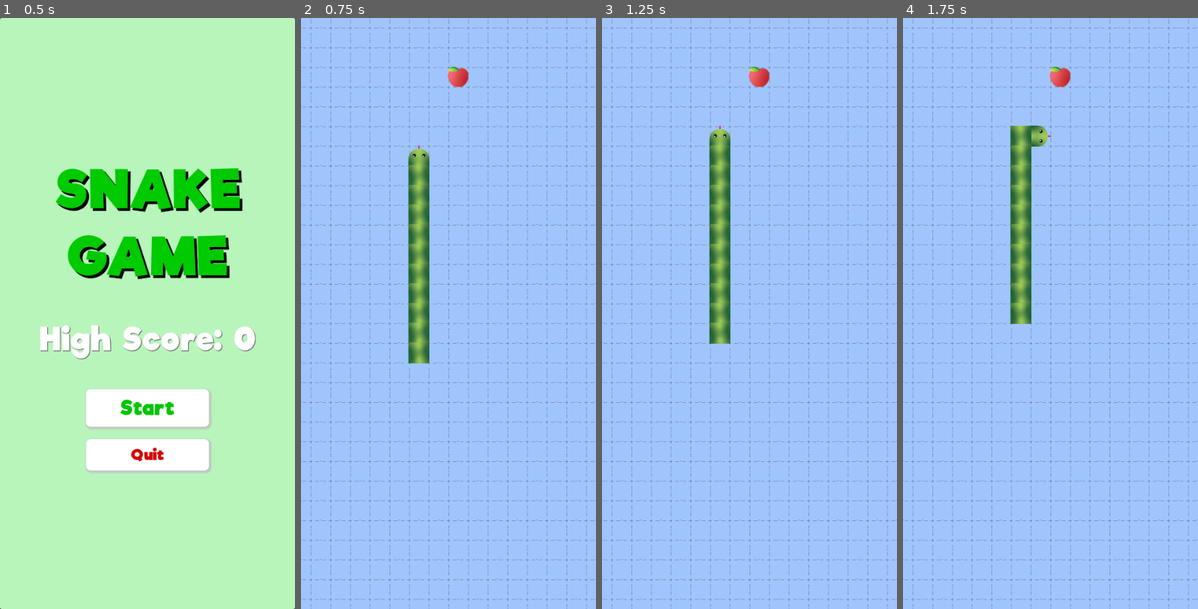
Above: before the commit, frames 1-4 (left to right).
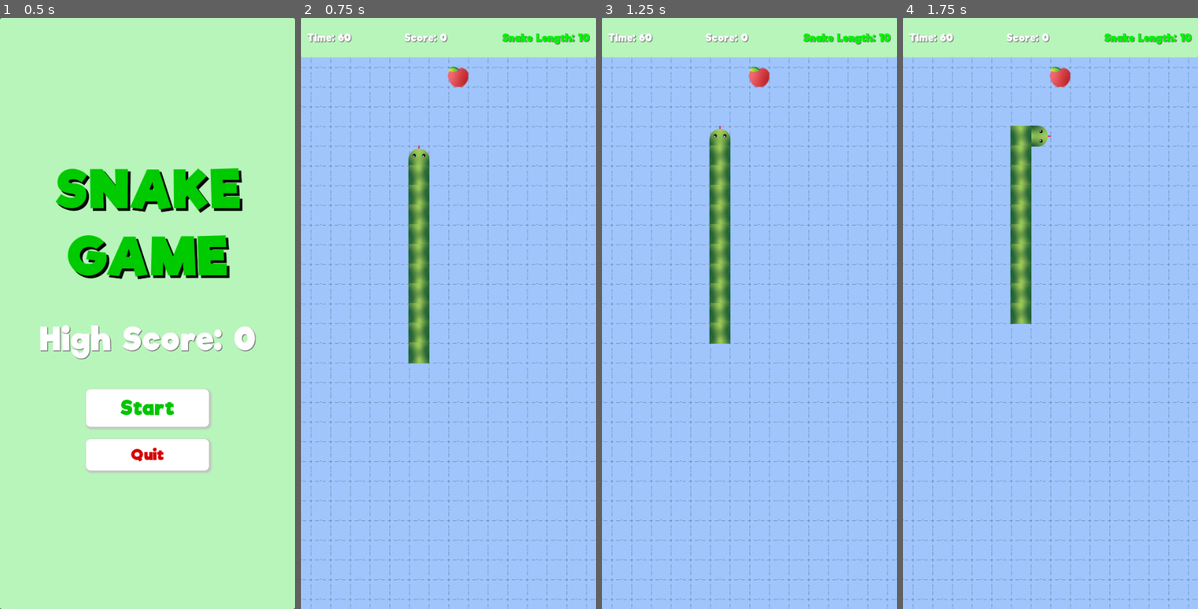
Above: after the commit, the same moments.

Repository: house-of-the-badger/ekanS
Game: Godot game, scene res://menus/start_screen.tscn
Same seed, same stepped clock (60 frames per second), same inputs: the game is played once before the commit and once after it.
Inputs:
- Up to frame 1 (0.5 s): no input
- Up to frame 2 (0.75 s): click "Start" at 0.5 s
- Up to frame 3 (1.25 s): no input
- Up to frame 4 (1.75 s): hold Right (ui_right) from 1.28 s (still down)

Frame 1 is identical in both runs. In frame 2, 6.6% of the frame differs, in the area x 0-100%, y 0-7%; in frame 3, 6.6%; in frame 4, 6.6%.
Error before the commit: Invalid assignment of property or key 'text' with value of type 'String' on a base object of type 'null instance'. (res://menus/hud.gd:11)

Commit message:
adds firebase plugin

Diff:
--- a/gameplay/gameplay.gd
+++ b/gameplay/gameplay.gd
@@ -1,6 +1,6 @@
 class_name Gameplay extends Node2D #inherits from Node2D
 
-signal decrease_snake_length
+signal decrease_real_snake_length
 
 const gameover_scene:PackedScene = preload("res://UI/game_over_UI.tscn")
 const pausemenu_scene:PackedScene = preload("res://UI/pause_menu_UI.tscn")
@@ -16,10 +16,10 @@
 @onready var bounds = $Bounds
 @onready var spawner = $Spawner
 @onready var hud = $HUD
-@onready var tail = $Tail
+#@onready var tail = $Tail
 
 #@onready var snake_parts: SnakeParts = %SnakeParts as SnakeParts
-@onready var snakebody = %snakebody
+#@onready var snakebody = %snakebody
 
 
 #set interval between snake movement
@@ -45,7 +45,7 @@
 	head.food_eaten.connect(_on_food_eaten)
 	head.collided_with_tail.connect(_on_tail_collided)
 	spawner.tail_added.connect(_on_tail_added)
-	#decrease_snake_length.connect(_on_decrease_snake_length)
+	hud.decrease_snake_length.connect(_on_decrease_snake_length)
 	time_since_last_move = time_between_moves
 	snake_parts.push_front(head) # tutorial was using push_back, but I think this is more correct? research
 	initialize_snake()
@@ -124,7 +124,7 @@
 
 func detach_tail():
 	var new_poop = snake_parts.pop_back()
-	decrease_snake_length.emit()
+	decrease_real_snake_length.emit()
 	new_poop.get_node("Sprite2D").texture = textures[0]
 
 
@@ -155,3 +155,6 @@
 func _on_timer_timeout():
 	if (Levels.Database[Global.current_level].has_prunes):
 		spawner.call_deferred("spawn_prune")
+
+func _on_decrease_snake_length():
+	hud.decrease_snake_length()
--- a/gameplay/gameplay.tscn
+++ b/gameplay/gameplay.tscn
@@ -6,7 +6,7 @@
 [ext_resource type="PackedScene" uid="uid://bss23e1ose6yb" path="res://gameplay/head.tscn" id="2_f26u1"]
 [ext_resource type="Script" path="res://gameplay/bounds.gd" id="3_2fkhv"]
 [ext_resource type="Script" path="res://gameplay/spawner.gd" id="5_rex01"]
-[ext_resource type="Script" path="res://menus/hud.gd" id="7_avbf6"]
+[ext_resource type="PackedScene" uid="uid://iuet56tbrxsf" path="res://menus/hud_ui.tscn" id="7_2e8x3"]
 
 [sub_resource type="TileSetAtlasSource" id="TileSetAtlasSource_a3lxk"]
 texture = ExtResource("2_dwsbb")
@@ -21,6 +21,10 @@
 script = ExtResource("1_y073f")
 textures = Array[Texture]([ExtResource("2_f5o51")])
 metadata/_edit_horizontal_guides_ = [-7499.0]
+
+[node name="Timer" type="Timer" parent="."]
+wait_time = 5.0
+autostart = true
 
 [node name="TileMap" type="TileMap" parent="."]
 tile_set = SubResource("TileSet_8etck")
@@ -49,15 +53,8 @@
 script = ExtResource("5_rex01")
 bounds = NodePath("../Bounds")
 
-[node name="Timer" type="Timer" parent="Spawner"]
-wait_time = 5.0
-autostart = true
+[node name="HUD" parent="." instance=ExtResource("7_2e8x3")]
 
-[node name="HUD" type="CanvasLayer" parent="."]
-unique_name_in_owner = true
-script = ExtResource("7_avbf6")
-
-[connection signal="decrease_snake_length" from="." to="HUD" method="_on_gameplay_decrease_snake_length"]
 [connection signal="tree_exiting" from="." to="." method="_on_tree_exiting"]
+[connection signal="timeout" from="Timer" to="." method="_on_timer_timeout"]
 [connection signal="prune_eaten" from="Head" to="." method="_on_head_prune_eaten"]
-[connection signal="timeout" from="Spawner/Timer" to="." method="_on_timer_timeout"]
--- a/gameplay/spawner.gd
+++ b/gameplay/spawner.gd
@@ -29,7 +29,7 @@
 	food.position = spawn_point
 	food.spawned_on_poop.connect(prevents_spawn_food)
 	# 3 where we are putting it (parenting)
-	get_parent().add_child(food) #parent of spawner is gameplay, so we are adding child food to gameplay. this method works for simple projects
+	call_deferred("add_child", food) #parent of spawner is gameplay, so we are adding child food to gameplay. this method works for simple projects
 
 func spawn_prune():
 	# 1 where to spawn prune
Not shown, added: addons/godot-firebase/Utilities.gd
Not shown, added: addons/godot-firebase/auth/auth.gd
Not shown, added: addons/godot-firebase/auth/auth_provider.gd
Not shown, added: addons/godot-firebase/auth/providers/facebook.gd
Not shown, added: addons/godot-firebase/auth/providers/github.gd
Not shown, added: addons/godot-firebase/auth/providers/google.gd
Not shown, added: addons/godot-firebase/auth/providers/twitter.gd
Not shown, added: addons/godot-firebase/auth/user_data.gd
Not shown, added: addons/godot-firebase/database/database.gd
Not shown, added: addons/godot-firebase/database/database_store.gd
Not shown, added: addons/godot-firebase/database/firebase_database_reference.tscn
Not shown, added: addons/godot-firebase/database/firebase_once_database_reference.tscn
(and 40 more such lines)
